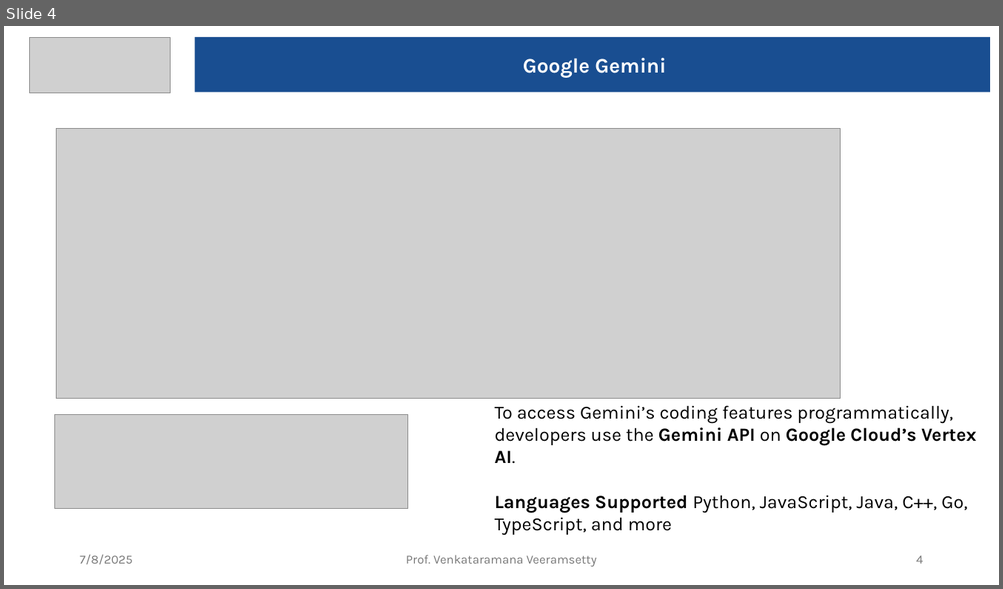
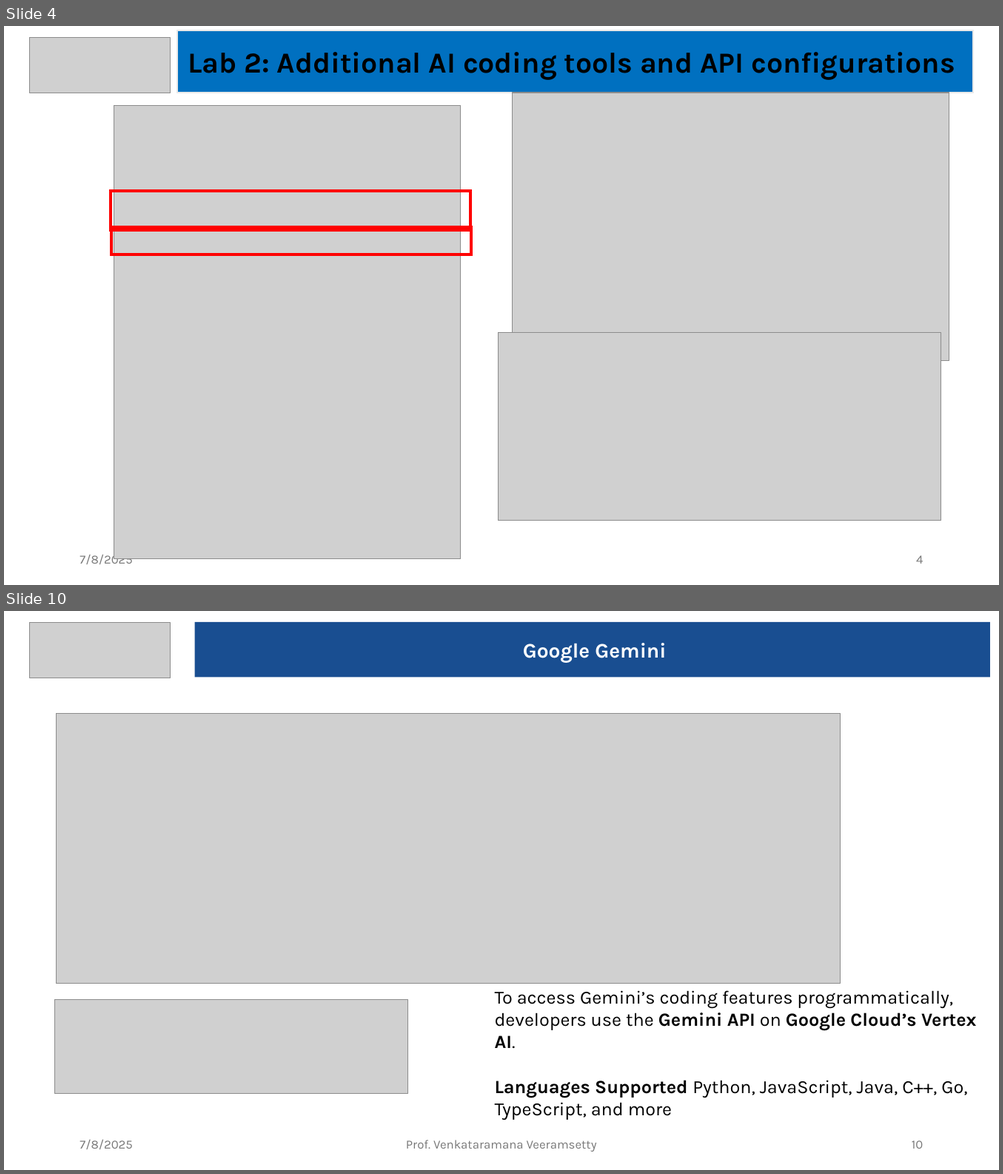
Before and after one commit to vvrgit/AI-Assisted-Coding, a slide deck: Lecture#3.pptx. Shown one above the other, each under a label of ours: slide 4 before the commit, slides 4 and 10 after it; the slides between them are not shown. The pictures are 1003x589 and 1003x1174 pixels, drawn with LibreOffice and Linux fonts; fonts in the diff are those of the drawing; grey boxes stand for pictures. Boxes give left, top, right and bottom in pixels: in the first picture for what was removed or moved away, otherwise in the second. Text is boxed around its words. In the diff, an @@ line names an element or a change of style, - is before the commit and + after.

```diff
--- a/Lecture#3.pptx
+++ b/Lecture#3.pptx
@@ slide 4 added at <box>4,26,999,585</box>, background #FFFFFF @@
@@ picture added at <box>30,38,170,93</box> @@
@@ rectangle added at <box>177,30,973,93</box>, fill #0070C0, outline #E8E8E8 1.5 pt, 28 pt, text #000000, bold @@
+Lab 2: Additional AI coding tools and API configurations
@@ picture added at <box>114,106,461,560</box> @@
@@ picture added at <box>512,93,949,360</box> @@
@@ rectangle added at <box>111,191,470,230</box>, outline #FF0000 3 pt @@
@@ rectangle added at <box>111,227,471,255</box>, outline #FF0000 3 pt @@
@@ picture added at <box>498,332,941,521</box> @@
@@ text added at <box>79,553,133,565</box>, 12 pt, text #797979 @@
+7/8/2025
@@ page number added at <box>916,556,922,564</box>, 12 pt, text #797979 @@
+4
@@ what was slide 4 is now slide 10 @@
@@ page number at <box>911,1141,922,1149</box>: text changed @@
-4
+10
```
Also in this commit, not shown: 5 other slides added, 1 other file.
